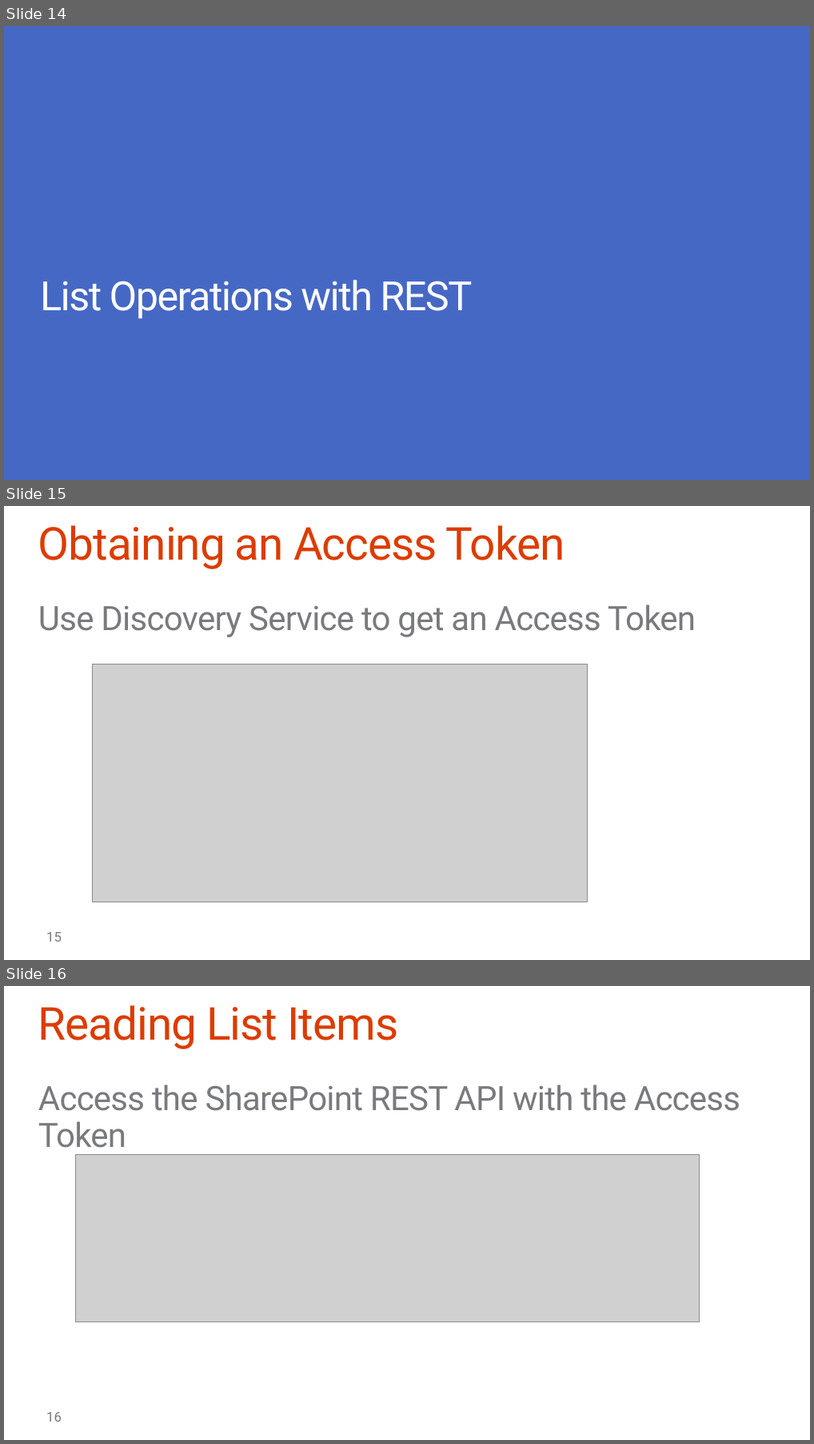
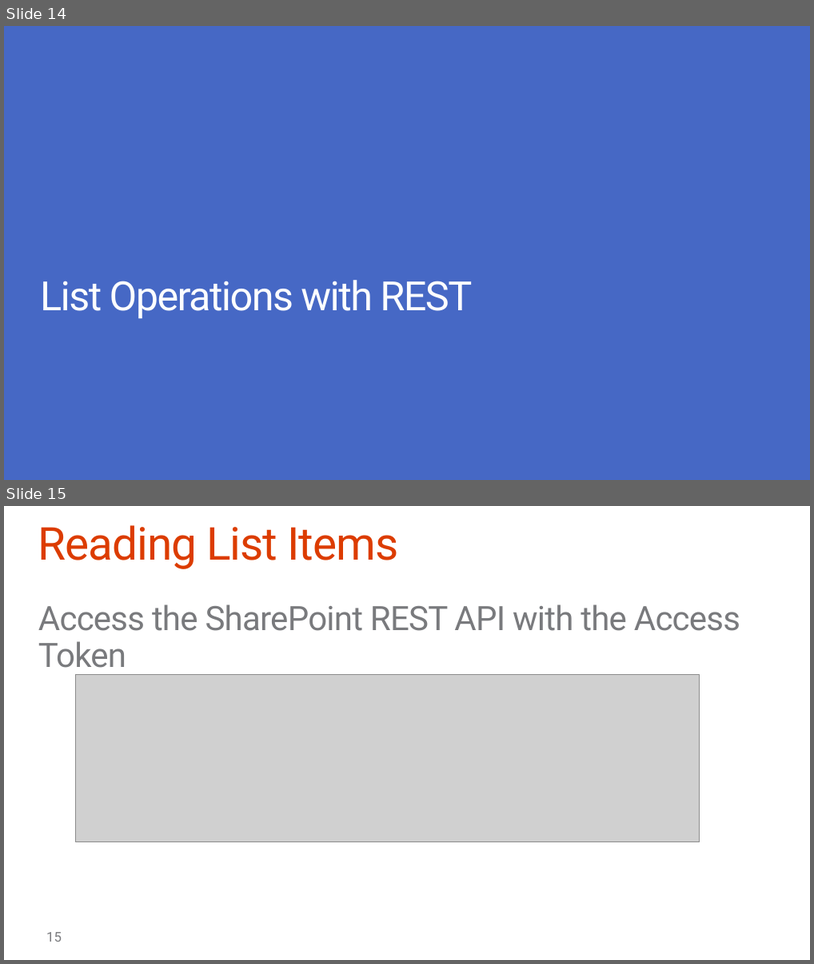
Before and after one commit to OfficeDev/TrainingContent, a slide deck: O3653-4 Deep Dive into Office 365 APIs for SharePoint Site services/O3653-4 Deep Dive into Office 365 APIs for SharePoint Site services.pptx. Shown one above the other, each under a label of ours: slides 14, 15 and 16 before the commit, slides 14 and 15 after it. The pictures are 814x1444 and 814x964 pixels, drawn with LibreOffice and Linux fonts; fonts in the diff are those of the drawing; grey boxes stand for pictures; background and template pictures are left out. Boxes give left, top, right and bottom in pixels: in the first picture for what was removed or moved away, otherwise in the second. Text is boxed around its words. In the diff, an @@ line names an element or a change of style, - is before the commit and + after.

```diff
--- a/O3653-4 Deep Dive into Office 365 APIs for SharePoint Site services/O3653-4 Deep Dive into Office 365 APIs for SharePoint Site services.pptx
+++ b/O3653-4 Deep Dive into Office 365 APIs for SharePoint Site services/O3653-4 Deep Dive into Office 365 APIs for SharePoint Site services.pptx
@@ slide 15 removed at box(4, 506, 810, 960), background #FFFFFF @@
@@ title removed at box(38, 525, 566, 569) @@
-Obtaining an Access Token
@@ text removed at box(38, 604, 696, 637) @@
-Use Discovery Service to get an Access Token
@@ picture removed at box(92, 664, 587, 902) @@
@@ page number removed at box(46, 932, 62, 941) @@
-15
@@ what was slide 16 is now slide 15 @@
```
Also in this commit, not shown: 1 other file.
